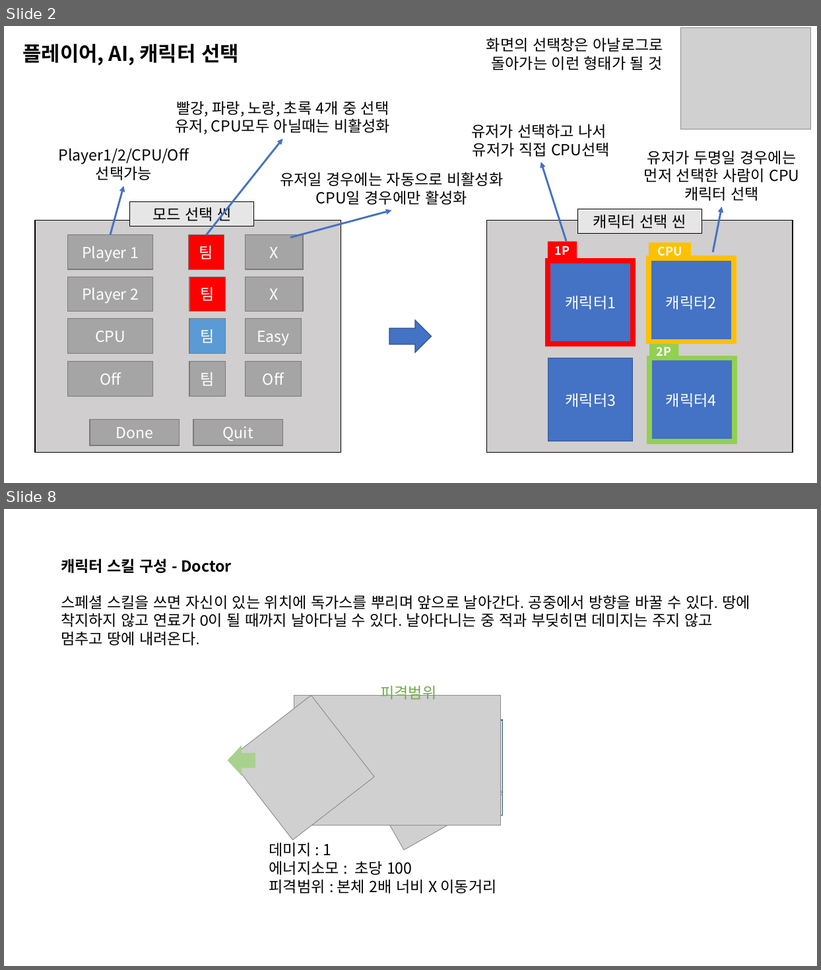
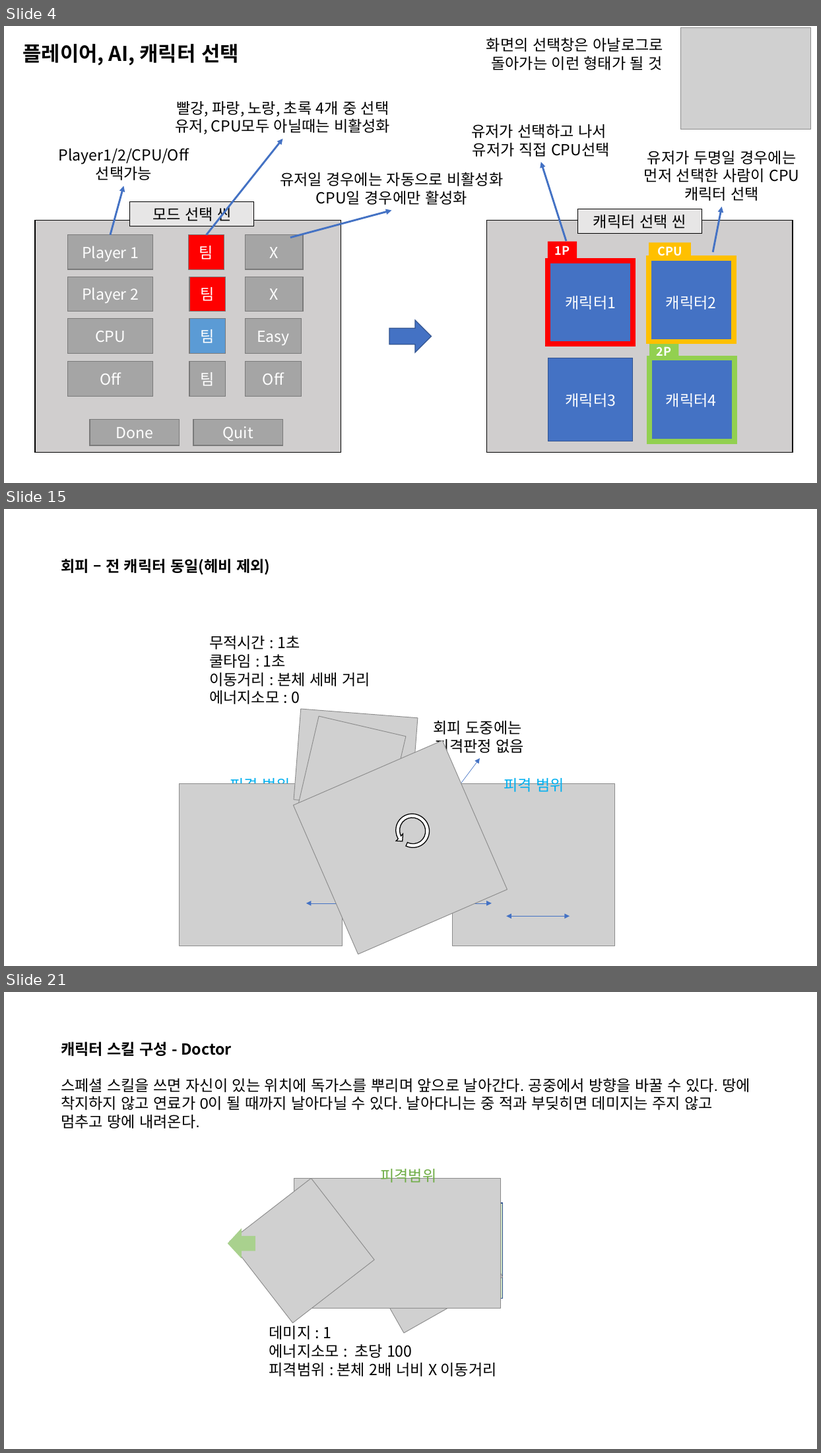
Before and after one commit to penspanic/ITWGamejam, a slide deck: Plan/Rocketman_씬&스킬구성.pptx. Shown one above the other, each under a label of ours: slides 2 and 8 before the commit, slides 4, 15 and 21 after it; the slides between them are not shown. The pictures are 821x970 and 821x1453 pixels, drawn with LibreOffice and Linux fonts; fonts in the diff are those of the drawing; grey boxes stand for pictures. Boxes give left, top, right and bottom in pixels: in the first picture for what was removed or moved away, otherwise in the second. Text is boxed around its words. In the diff, an @@ line names an element or a change of style, - is before the commit and + after.

```diff
--- a/Plan/Rocketman_씬&스킬구성.pptx
+++ b/Plan/Rocketman_씬&스킬구성.pptx
@@ slide 15 added at [4, 509, 817, 966], background #FFFFFF @@
@@ text added at [61, 559, 270, 575], 18 pt, text #000000, bold @@
+회피 – 전 캐릭터 동일(헤비 제외)
@@ text added at [209, 636, 370, 704], 18 pt, text #000000 @@
+무적시간 : 1초
+쿨타임 : 1초
+이동거리 : 본체 세배 거리
+에너지소모 : 0
@@ picture added at [294, 709, 418, 809] @@
@@ picture added at [299, 716, 407, 824] @@
@@ text added at [434, 721, 524, 756], 18 pt, text #000000 @@
+회피 도중에는
+피격판정 없음
@@ picture added at [294, 741, 508, 955] @@
@@ arrow added from (438, 815) to (480, 758), #4472C4 0.5 pt @@
@@ picture added at [180, 784, 343, 947] @@
@@ text added at [230, 776, 291, 784], 18 pt, text #00B0F0 @@
+피격 범위
@@ picture added at [452, 784, 615, 947] @@
@@ text added at [504, 776, 565, 792], 18 pt, text #00B0F0 @@
+피격 범위
@@ circular arrow added at [385, 803, 440, 859], fill #FFFFFF, outline #000000 1 pt @@
@@ right arrow added at [331, 826, 450, 884], fill #4472C4, outline #325491 1 pt @@
@@ double arrow added from (306, 904) to (370, 904), #4472C4 0.5 pt @@
@@ double arrow added from (370, 904) to (433, 904), #4472C4 0.5 pt @@
@@ double arrow added from (428, 904) to (492, 904), #4472C4 0.5 pt @@
@@ double arrow added from (507, 916) to (570, 916), #4472C4 0.5 pt @@
@@ what was slide 2 is now slide 4 @@
@@ what was slide 8 is now slide 21 @@
```
Also in this commit, not shown: 6 slides changed, 12 other slides added, 2 other files.
